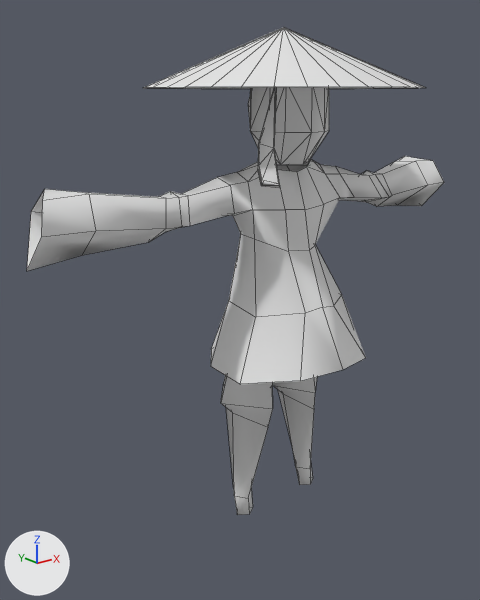
The FBX model Assets/_Meshes/DM_Player.fbx: old version first, new version second.
Both versions are drawn from a camera (50 mm lens) standing at (-3.36, -3.56, 3.32) and looking at (-0.31, 0.26, 1.79). Arrows for +X, +Y and +Z are at lower left; the lights stay in place. Mesh edges are drawn as thin lines.

Objects in the first picture: 'Character'.
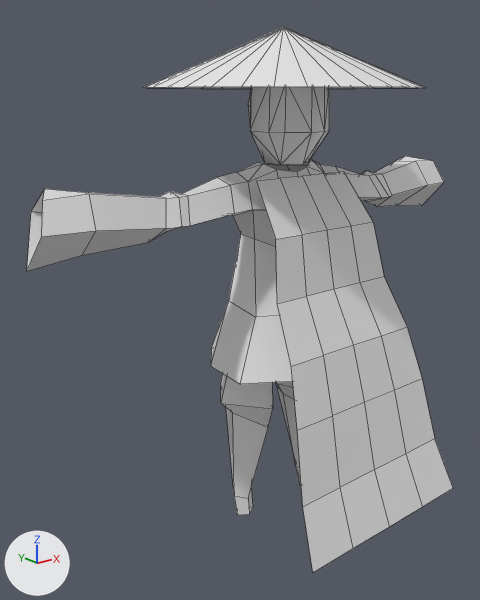
What differs and where, as boxes (x1, y1, x2, y2) in the pictures (480 x 600 px; the box of a moved part takes in the faces that stretch with it):
```json
{"object": "Cape", "change": "added", "after": [256, 172, 453, 572]}
{"part": 1, "of": "me_stem_500_001", "change": "deleted", "before": [258, 88, 280, 188]}
{"part": 2, "of": "me_stem_500_001", "change": "moved or reshaped", "before": [221, 375, 315, 409], "after": [221, 374, 294, 399]}
{"part": 3, "of": "me_stem_500_001", "change": "deleted", "before": [167, 87, 411, 89]}
```

Scene script edits in JSON lines:
```json
{"block": "me_stem_500_001", "where": "# used by ob_character; location = (0.0, 0.0, 0.0)"}
{"op": "remove", "block": "me_stem_500_001", "code": "me_stem_500_001.from_pydata(...)  # 240 vertices, 271 faces; spans x -1.93..1.93, y -0.84..1.15, z -0.01..3.75"}
{"op": "add", "block": "me_stem_500_001", "code": "me_stem_500_001.from_pydata(...)  # 224 vertices, 238 faces; spans x -1.93..1.93, y -0.84..1.15, z -0.01..3.75"}
{"block": "me_stem_500_001", "change": "me_stem_500_001 part 1: the loose piece of 18 vertices spanning x -0.56..-0.39, y -0.41..-0.2, z 2.74..3.38 is deleted"}
{"block": "me_stem_500_001", "change": "me_stem_500_001 part 2"}
{"block": "me_stem_500_001", "change": "2 vertices are removed from x 0.0, y 0.21..0.22, z 1.0..1.68"}
{"block": "me_stem_500_001", "change": "8 faces are deleted"}
{"block": "me_stem_500_001", "change": "4 vertices move from x -0.28..0.28, y 0.4..0.51, z 1.0..1.68 to x -0.32..0.32, y 0.4..0.51, z 1.0..1.68"}
{"block": "me_stem_500_001", "change": "4 vertices are added at (-0.04, 0.21, 1.68), (-0.04, 0.22, 1.0), (0.04, 0.21, 1.68), (0.04, 0.22, 1.0)"}
{"block": "me_stem_500_001", "change": "8 new faces join them"}
{"block": "me_stem_500_001", "change": "me_stem_500_001 part 3"}
{"block": "me_stem_500_001", "change": "1 face is deleted"}
{"op": "add", "block": "me_cube", "code": ["me_cube = bpy.data.meshes.new('Cube')", "me_cube.from_pydata(...)  # 35 vertices, 24 faces; spans x -0.76..0.76, y -1.07..-0.07, z 0.36..2.74", "me_cube.materials.append(mat_peterp500)  # white #e7e7e7"]}
{"op": "add", "block": "ob_cape", "code": ["ob_cape = bpy.data.objects.new('Cape', me_cube)", "ob_cape.location = (0.0, 0.0, 0.0)"]}
```
